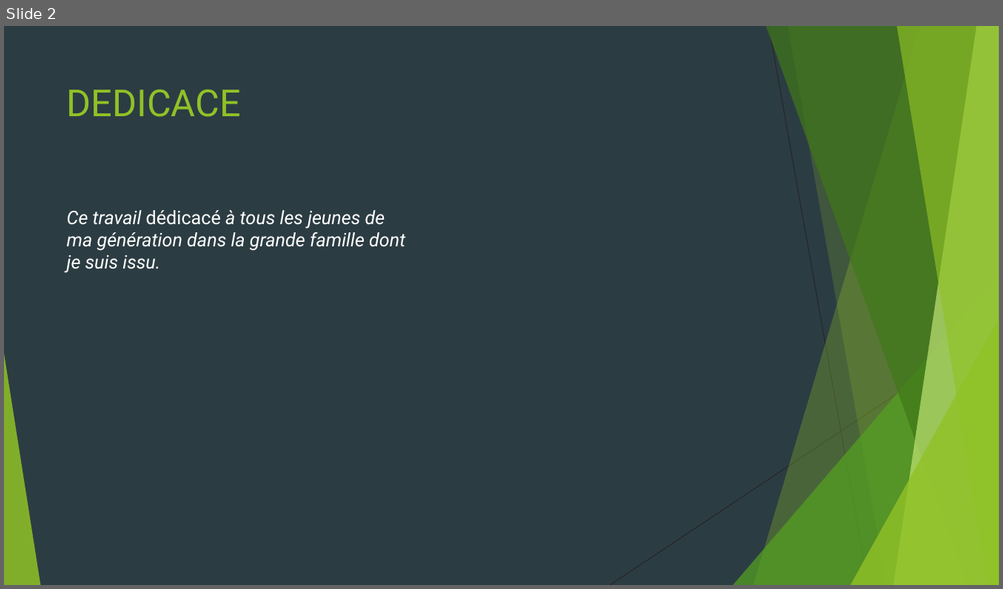
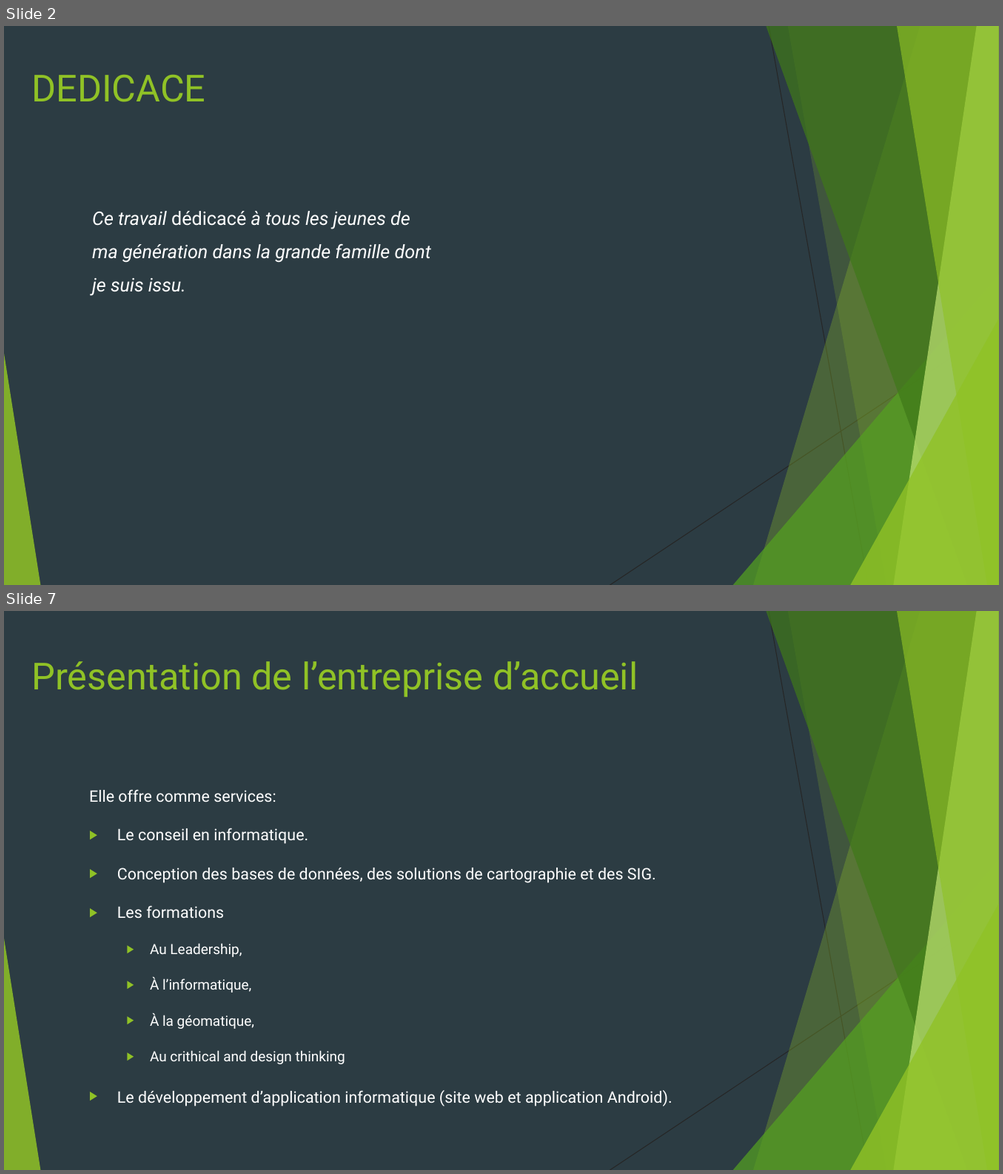
Before and after one commit to HeroNational/crowdfunding-App, a slide deck: rapport de stage/RApport de stage Slides.pptx. Shown one above the other, each under a label of ours: slide 2 before the commit, slides 2 and 7 after it; the slides between them are not shown. The pictures are 1003x589 and 1003x1174 pixels, drawn with LibreOffice and Linux fonts; fonts in the diff are those of the drawing. Boxes give left, top, right and bottom in pixels: in the first picture for what was removed or moved away, otherwise in the second. Text is boxed around its words. In the diff, an @@ line names an element or a change of style, - is before the commit and + after.

```diff
--- a/rapport de stage/RApport de stage Slides.pptx
+++ b/rapport de stage/RApport de stage Slides.pptx
@@ slide 7 added at <box>4,611,999,1170</box>, background #2C3C43; not listed: 10 template elements that a slide beside it also shows @@
@@ text added at <box>31,661,637,697</box>, 36 pt, text #90C226 @@
+Présentation de l’entreprise d’accueil
@@ text added at <box>89,789,672,1107</box>, 15.3 pt, text #FFFFFF @@
+Elle offre comme services:
+▶ Le conseil en informatique.
+▶ Conception des bases de données, des solutions de cartographie et des SIG.
+▶ Les formations
+  ▶ Au Leadership,
+  ▶ À l’informatique,
+  ▶ À la géomatique,
+  ▶ Au crithical and design thinking
+▶ Le développement d’application informatique (site web et application Android).
@@ slide 2 changed as well @@
@@ title "DEDICACE": place and size @@
-title "DEDICACE" at <box>67,90,241,117</box>
+title "DEDICACE" at <box>31,75,205,102</box>
@@ text "Ce travail dédicacé à tous ...": place and size @@
-text "Ce travail dédicacé à tous ..." at <box>67,210,405,272</box>
+text "Ce travail dédicacé à tous ..." at <box>92,211,431,295</box>
@@ text "Ce travail dédicacé à tous ..." at <box>92,211,431,295</box>: line spacing 1 to 1.5 @@
```
Also in this commit, not shown: 1 other slide changed, 10 other slides added, 4 other files.
